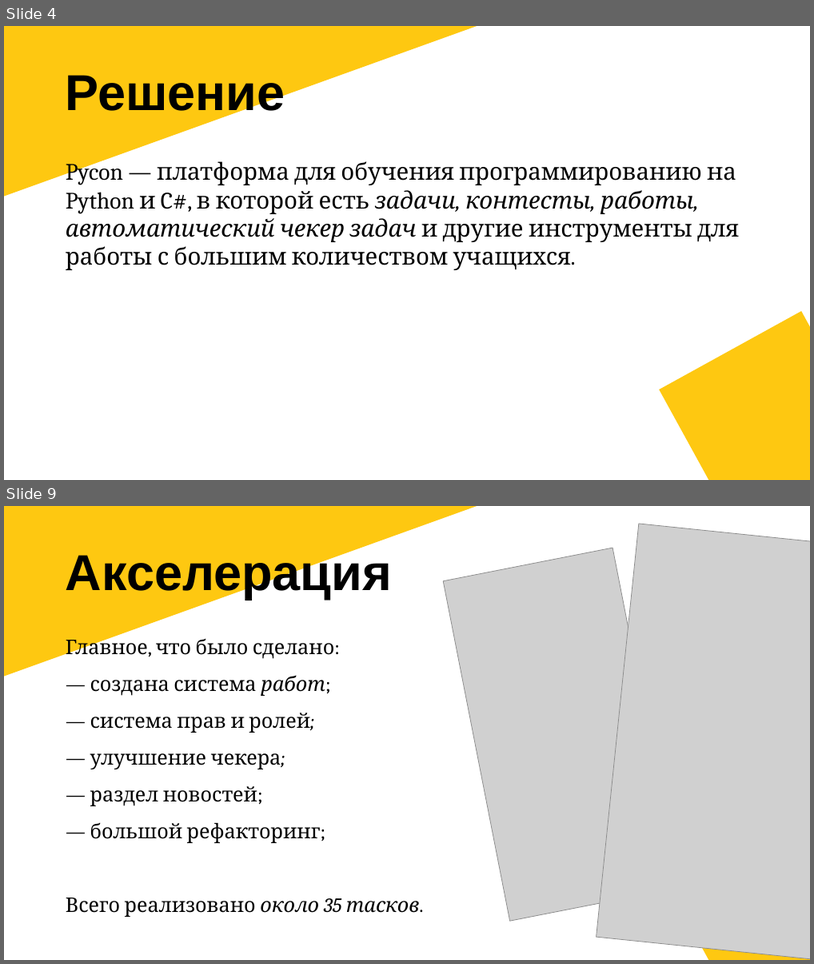
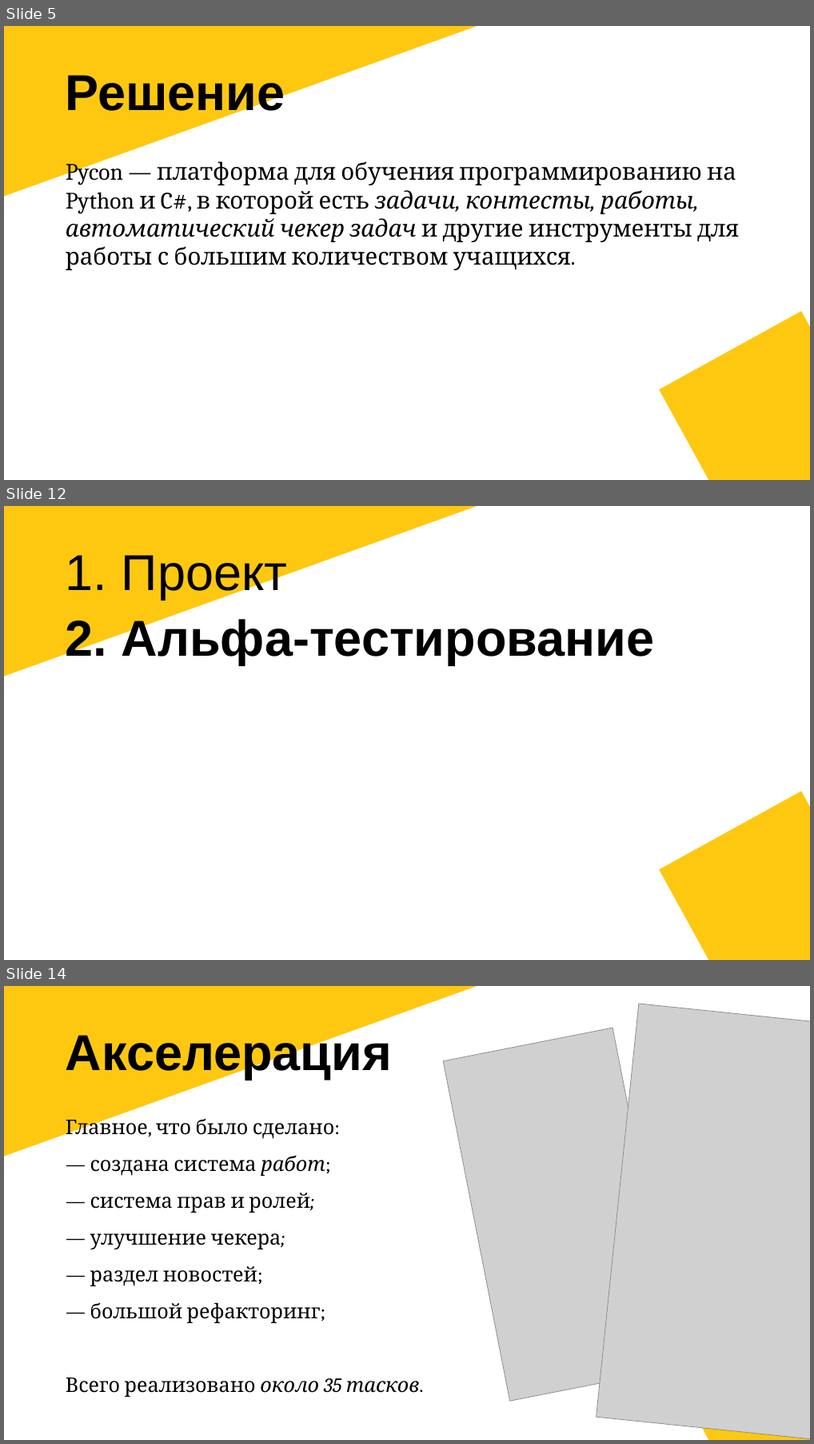
Before and after one commit to AdamArutyunov/Pycon, a slide deck: docs/Pycon.pptx. Shown one above the other, each under a label of ours: slides 4 and 9 before the commit, slides 5, 12 and 14 after it; the slides between them are not shown. The pictures are 814x964 and 814x1444 pixels, drawn with LibreOffice and Linux fonts; fonts in the diff are those of the drawing; grey boxes stand for pictures. Boxes give left, top, right and bottom in pixels: in the first picture for what was removed or moved away, otherwise in the second. Text is boxed around its words. In the diff, an @@ line names an element or a change of style, - is before the commit and + after.

```diff
--- a/docs/Pycon.pptx
+++ b/docs/Pycon.pptx
@@ slide 12 added at [4,506,810,960], background #FFFFFF; not listed: 2 template elements that a slide beside it also shows @@
@@ title added at [66,555,287,599], 60 pt, text #000000 @@
+1. Проект
@@ text added at [66,616,655,664], 60 pt, text #000000, bold @@
+2. Альфа-тестирование
@@ what was slide 4 is now slide 5 @@
@@ what was slide 9 is now slide 14 @@
```
Also in this commit, not shown: 3 slides changed, 11 other slides added, 2 slides removed.
